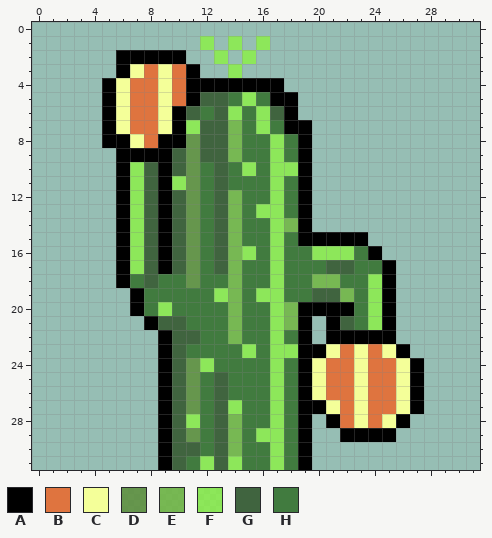
One commit to this pixel-art sprite: Assets/Sprites/CactusPlant/cactusup2.png. The picture above was drawn from the file before the commit.
The file is 32x32 pixels.
Palette (. is transparent): A #000000  B #df743f  C #f4ff99  D #5f903fe0  E #71b73fd4  F #8af33fc4  G #40643f  H #417b3f
Pixels before, first column x 5:
 1 .......F.F.F...........
 2 .AAAAA..F.F............
 3 .ACBCBA..F.............
 4 ACBBCBAAAAAAA..........
 5 ACBBCBAGGHFHAA.........
 6 ACBBCAGHGFHFGA.........
 7 ACBBCAFGGEHFHAA........
 8 AACBAADGGEHHFHA........
 9 .AAAAGDGGEHHFHA........
10 .AFGAGDHGHFHFFA........
11 .AFGAFDHGHHHFHA........
12 .AFGAGDHGEHHFHA........
13 .AFGAGDHGEHFFHA........
14 .AFGAGDHGEHHFEA........
15 .AFGAGDHGEHHFHAAAAA....
16 .AFGAGDHGEFHFHHFFFHA...
17 .AFGAGDHGEHHFHHHGGHHA..
18 .AHGHHDHHEHHFHHEEHHFA..
19 ..AHHHHHFEHFFHHGGEHFA..
20 ..AHFHHHHEHHFEAAAAHFA..
21 ...AGGHHHEHHFEA.AGHFA..
22 ....AGGHHEHHFHA.AAAAA..
23 ....AGHHHHFHFFAACBCBCA.
24 ....AGDFHHHHFHACBBCBBCA
25 ....AGDHGHHHFHACBBCBBCA
26 ....AGDHGHHHFHACBBCBBCA
27 ....AGDHGFHHFHAACBCBBCA
28 ....AGFHGEHHFHA.ABCBCA.
29 ....AGDHGEHFFHA..AAAA..
30 ....AGGHGEHHFHA........
31 ....AGHFGFHHFHA........
Now the later version:
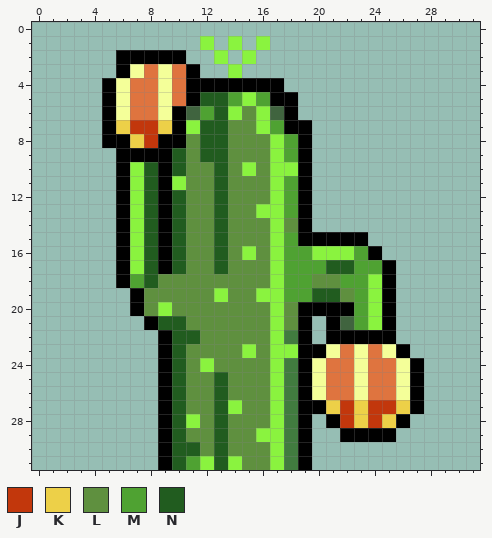
Colours new in this view: J #c2370c  K #edd048  L #5f903f  M #4fa232  N #215c1f
From old to new:
{"colour":"F","old":"#8af33fc4","new":"#8af33f"}
{"y":5,"x":12,"old":"GGH","new":"NNM"}
{"y":5,"x":16,"old":"H","new":"M"}
{"y":6,"x":12,"old":"HG","new":"MN"}
{"y":6,"x":15,"old":"H","new":"L"}
{"y":7,"x":6,"old":"CBBC","new":"KJJK"}
{"y":7,"x":12,"old":"GGEH","new":"NNLL"}
{"y":7,"x":17,"old":"H","new":"M"}
{"y":8,"x":7,"old":"CB","new":"KJ"}
{"y":8,"x":11,"old":"DGGEHH","new":"LNNLLL"}
{"y":8,"x":18,"old":"H","new":"M"}
{"y":9,"x":10,"old":"GDGGEHH","new":"NLNNLLL"}
{"y":9,"x":18,"old":"H","new":"M"}
{"y":10,"x":8,"old":"G","new":"N"}
{"y":10,"x":10,"old":"GDHGH","new":"NLLNL"}
{"y":10,"x":16,"old":"H","new":"L"}
{"y":11,"x":8,"old":"G","new":"N"}
{"y":11,"x":11,"old":"DHGHHH","new":"LLNLLL"}
{"y":11,"x":18,"old":"H","new":"M"}
{"y":12,"x":8,"old":"G","new":"N"}
{"y":12,"x":10,"old":"GDHGEHH","new":"NLLNLLL"}
{"y":12,"x":18,"old":"H","new":"M"}
{"y":13,"x":8,"old":"G","new":"N"}
{"y":13,"x":10,"old":"GDHGEH","new":"NLLNLL"}
{"y":13,"x":18,"old":"H","new":"M"}
{"y":14,"x":8,"old":"G","new":"N"}
{"y":14,"x":10,"old":"GDHGEHH","new":"NLLNLLL"}
{"y":14,"x":18,"old":"E","new":"L"}
{"y":15,"x":8,"old":"G","new":"N"}
{"y":15,"x":10,"old":"GDHGEHH","new":"NLLNLLL"}
{"y":15,"x":18,"old":"H","new":"M"}
{"y":16,"x":8,"old":"G","new":"N"}
{"y":16,"x":10,"old":"GDHGE","new":"NLLNL"}
{"y":16,"x":16,"old":"H","new":"L"}
{"y":16,"x":18,"old":"HH","new":"MM"}
{"y":16,"x":23,"old":"H","new":"M"}
{"y":17,"x":8,"old":"G","new":"N"}
{"y":17,"x":10,"old":"GDHGEHH","new":"NLLNLLL"}
{"y":17,"x":18,"old":"HHHGGHH","new":"MMMNNMM"}
{"y":18,"x":7,"old":"HGHHDHHEHH","new":"MNLLLLLLLL"}
{"y":18,"x":18,"old":"HHEEHH","new":"MMLLMM"}
{"y":19,"x":8,"old":"HHHHH","new":"LLLLL"}
{"y":19,"x":14,"old":"EH","new":"LL"}
{"y":19,"x":18,"old":"HHGGEH","new":"MMNNLM"}
{"y":20,"x":8,"old":"H","new":"L"}
{"y":20,"x":10,"old":"HHHHEHH","new":"LLLLLLL"}
{"y":20,"x":18,"old":"E","new":"L"}
{"y":20,"x":23,"old":"H","new":"M"}
{"y":21,"x":9,"old":"GGHHHEHH","new":"NNLLLLLL"}
{"y":21,"x":18,"old":"E","new":"L"}
{"y":21,"x":23,"old":"H","new":"M"}
{"y":22,"x":10,"old":"GGHHEHH","new":"NNLLLLL"}
{"y":23,"x":10,"old":"GHHHH","new":"NLLLL"}
{"y":23,"x":16,"old":"H","new":"L"}
{"y":24,"x":10,"old":"GD","new":"NL"}
{"y":24,"x":13,"old":"HHHH","new":"LLLL"}
{"y":25,"x":10,"old":"GDHGHHH","new":"NLLNLLL"}
{"y":26,"x":10,"old":"GDHGHHH","new":"NLLNLLL"}
{"y":27,"x":10,"old":"GDHG","new":"NLLN"}
{"y":27,"x":15,"old":"HH","new":"LL"}
{"y":27,"x":21,"old":"CBCBBC","new":"KJKJJK"}
{"y":28,"x":10,"old":"G","new":"N"}
{"y":28,"x":12,"old":"HGEHH","new":"LNLLL"}
{"y":28,"x":22,"old":"BCBC","new":"JKJK"}
{"y":29,"x":10,"old":"GDHGEH","new":"NLLNLL"}
{"y":30,"x":10,"old":"GGHGEHH","new":"NNLNLLL"}
{"y":31,"x":10,"old":"GH","new":"NM"}
{"y":31,"x":13,"old":"G","new":"N"}
{"y":31,"x":15,"old":"HH","new":"LL"}
{"label":"changed","picture_box":[116,36,410,470]}
